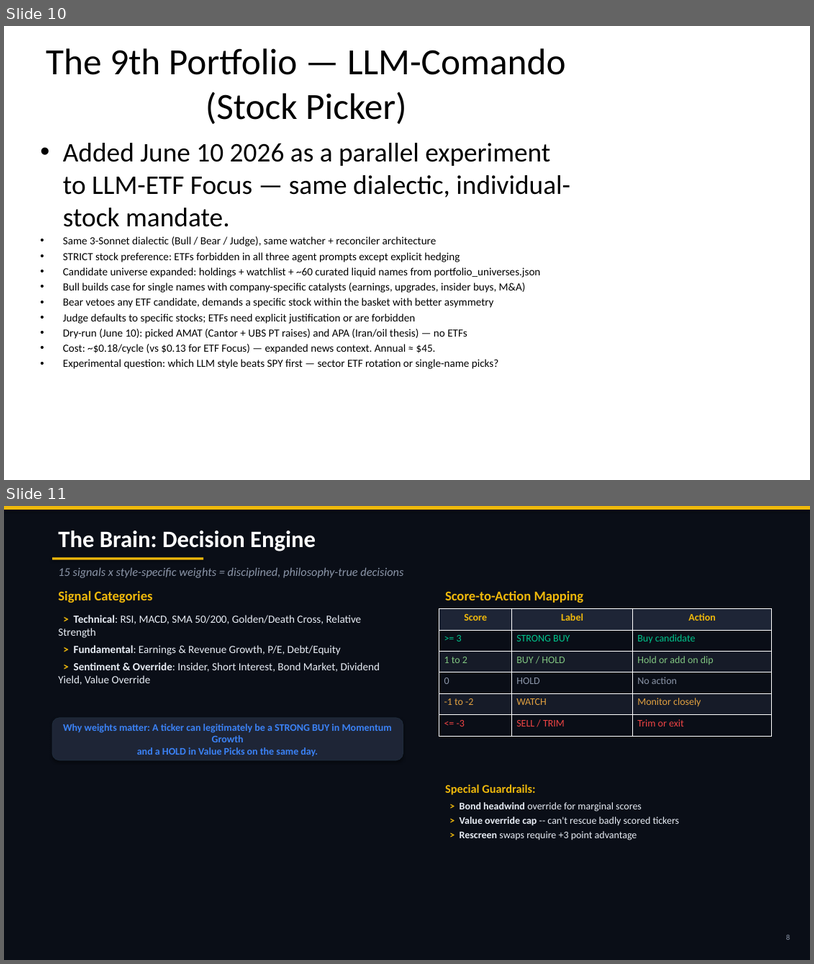
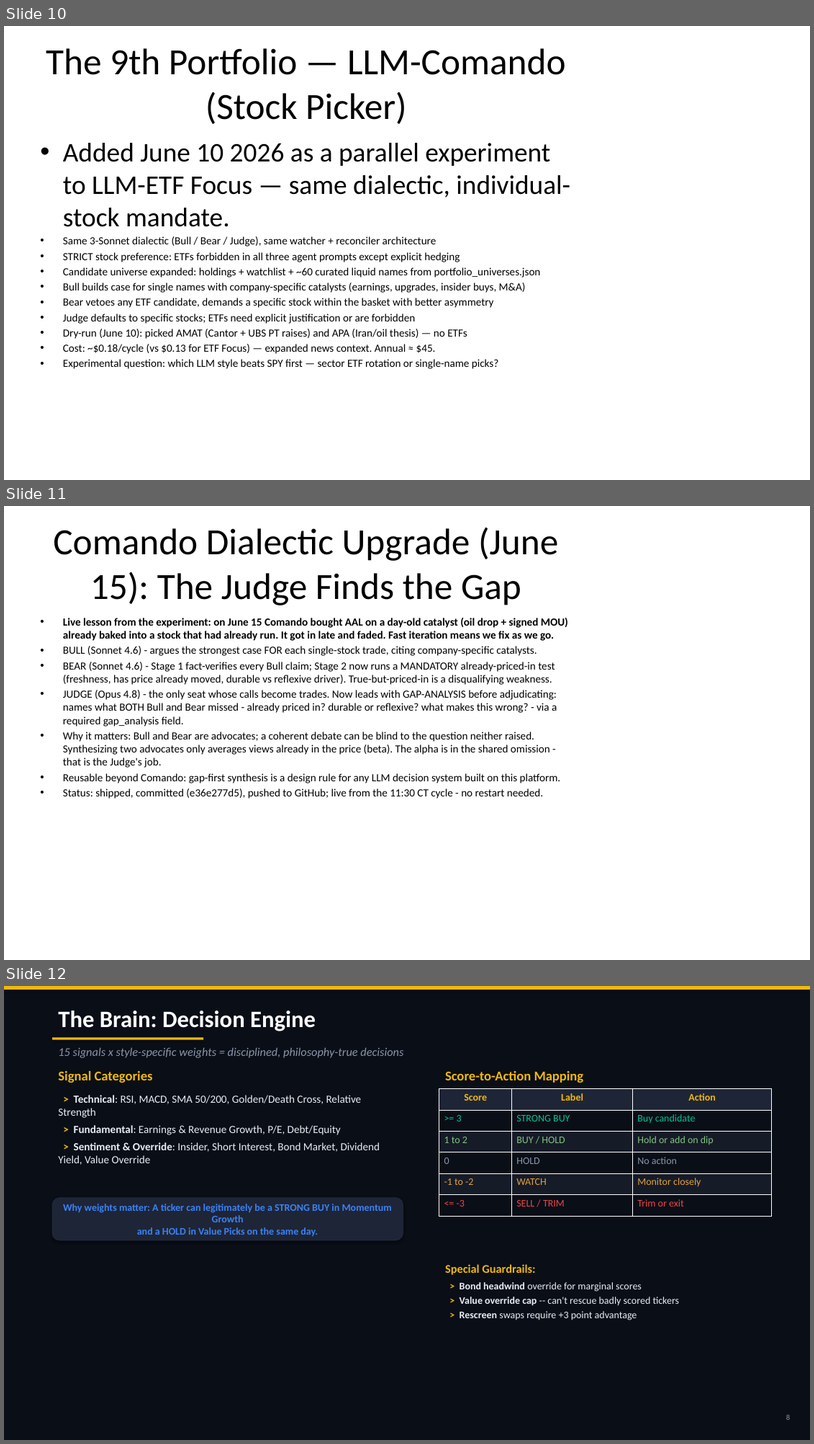
Before and after one commit to cbiggs1-tech/bigclaw-codebase, a slide deck: BigClaw_ShowAndTell.pptx. Shown one above the other, each under a label of ours: slides 10 and 11 before the commit, slides 10, 11 and 12 after it. The pictures are 814x964 and 814x1444 pixels, drawn with LibreOffice and Linux fonts; fonts in the diff are those of the drawing. Boxes give left, top, right and bottom in pixels: in the first picture for what was removed or moved away, otherwise in the second. Text is boxed around its words. In the diff, an @@ line names an element or a change of style, - is before the commit and + after.

```diff
--- a/BigClaw_ShowAndTell.pptx
+++ b/BigClaw_ShowAndTell.pptx
@@ slide 11 added at box(4, 506, 810, 960), background #FFFFFF @@
@@ title added at box(53, 527, 558, 605), 44 pt, text #000000 @@
+Comando Dialectic Upgrade (June 15): The Judge Finds the Gap
@@ text added at box(63, 618, 568, 798), 13 pt, text #000000 @@
+• Live lesson from the experiment: on June 15 Comando bought AAL on a day-old catalyst (oil drop + signed MOU) already baked into a stock that had already run. It got in late and faded. Fast iteration means we fix as we go.
+• BULL (Sonnet 4.6) - argues the strongest case FOR each single-stock trade, citing company-specific catalysts.
+• BEAR (Sonnet 4.6) - Stage 1 fact-verifies every Bull claim; Stage 2 now runs a MANDATORY already-priced-in test (freshness, has price already moved, durable vs reflexive driver). True-but-priced-in is a disqualifying weakness.
+• JUDGE (Opus 4.8) - the only seat whose calls become trades. Now leads with GAP-ANALYSIS before adjudicating: names what BOTH Bull and Bear missed - already priced in? durable or reflexive? what makes this wrong? - via a required gap_analysis field.
+• Why it matters: Bull and Bear are advocates; a coherent debate can be blind to the question neither raised. Synthesizing two advocates only averages views already in the price (beta). The alpha is in the shared omission - that is the Judge's job.
+• Reusable beyond Comando: gap-first synthesis is a design rule for any LLM decision system built on this platform.
+• Status: shipped, committed (e36e277d5), pushed to GitHub; live from the 11:30 CT cycle - no restart needed.
@@ what was slide 11 is now slide 12 @@
```
Also in this commit, not shown: 1 other file.
